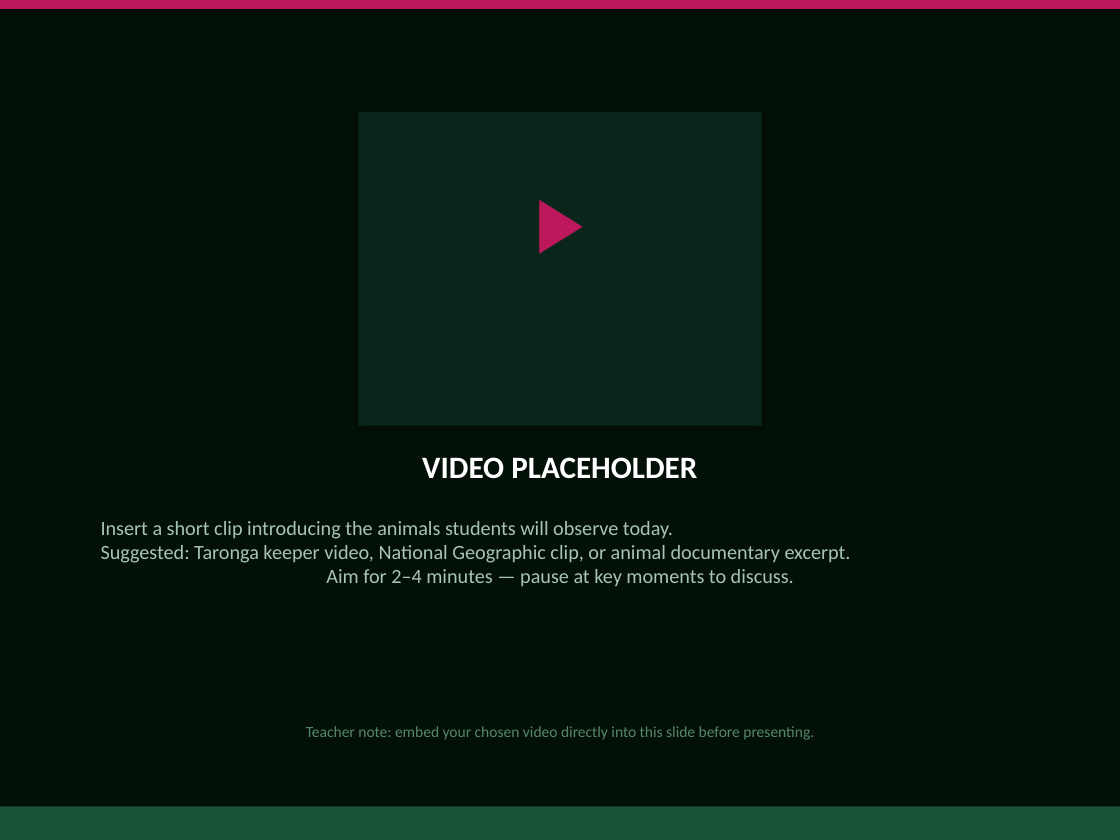
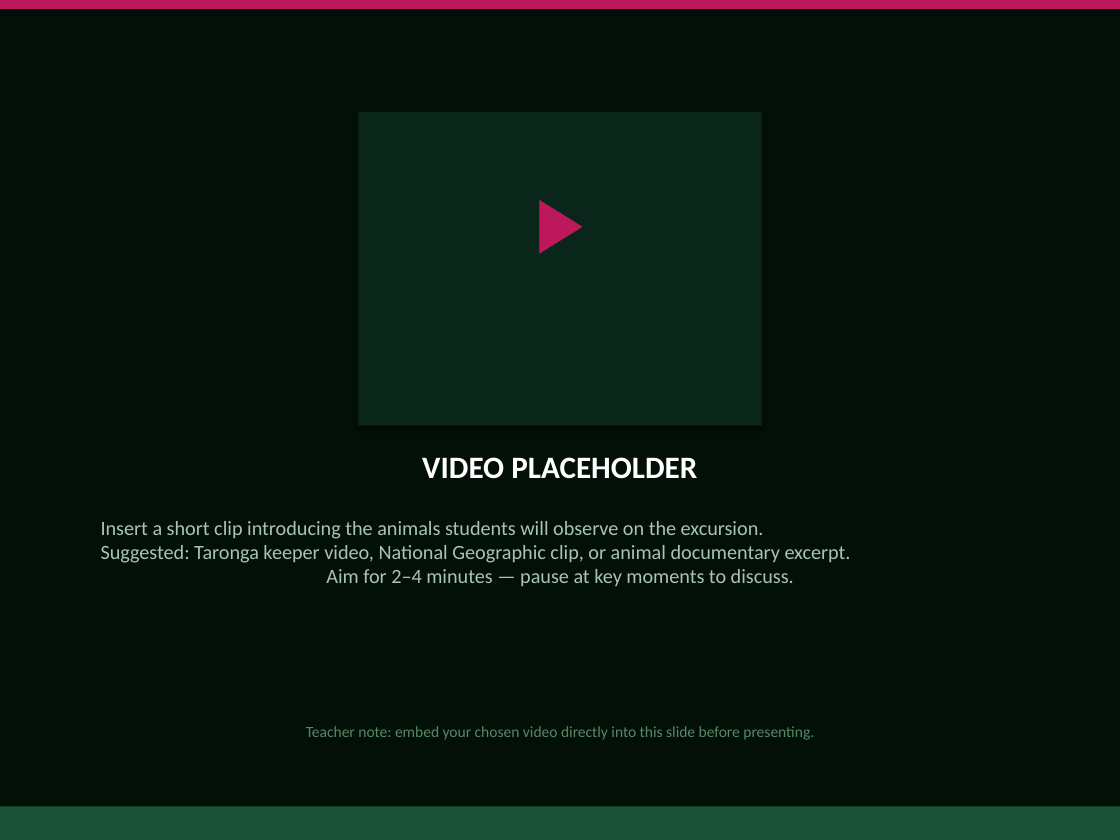
Before and after one commit to ctr2560-prog/TarongaTrackaV2, a slide deck: slide 3 of public/resources/pptx/pre-pdhpe-s2.pptx. Drawn at 1120x840 pixels with LibreOffice and Linux fonts; fonts in the diff are those of the drawing. Boxes give left, top, right and bottom in pixels: in the first picture for what was removed or moved away, otherwise in the second. Text is boxed around its words. In the diff, an @@ line names an element or a change of style, - is before the commit and + after.

```diff
--- a/public/resources/pptx/pre-pdhpe-s2.pptx
+++ b/public/resources/pptx/pre-pdhpe-s2.pptx
@@ text at box(101, 521, 851, 587): text changed @@
-Insert a short clip introducing the animals students will observe today.
-Suggested: Taronga keeper video, National Geographic clip, or animal documentary excerpt.
-Aim for 2–4 minutes — pause at key moments to discuss.
+Insert a short clip introducing the animals students will observe on the excursion.
+Suggested: Taronga keeper video, National Geographic clip, or animal documentary excerpt.
+Aim for 2–4 minutes — pause at key moments to discuss.
```
Also in this commit, not shown: 1 other slide changed, 34 other files.
